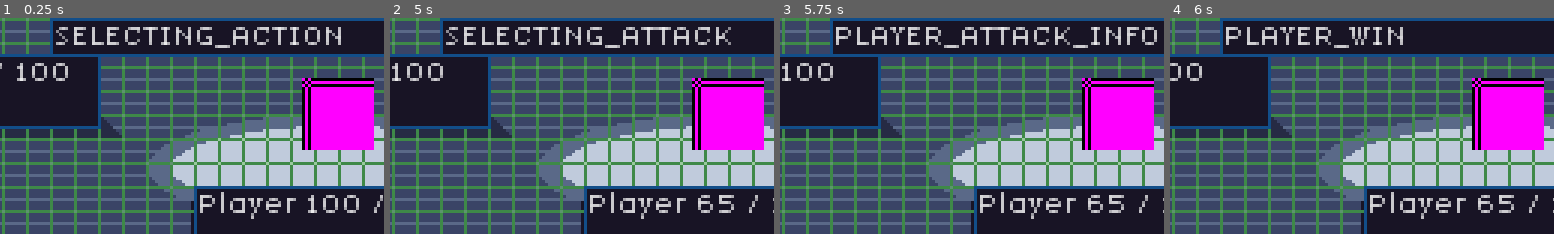
Above: before the commit, frames 1-4 (left to right).
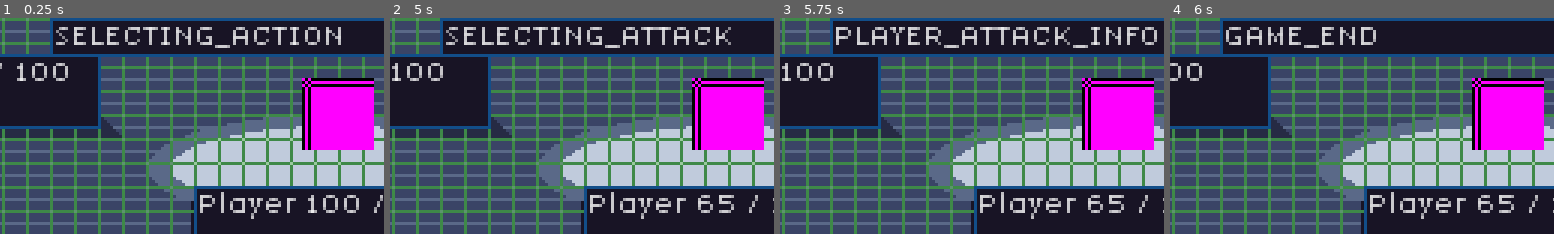
Above: after the commit, the same moments.

Repository: JakeTaussig/rpg-rougelike
Game: Godot game, scene res://scenes/battle.tscn
Two runs of this game, one before a commit and one after it. Both use one fixed random seed, a clock stepped at 60 frames per second and the inputs below.
Inputs:
- Up to frame 1 (0.25 s): no input
- Up to frame 2 (5 s): click "Attack" at 0.5 s; click "Tackle" at 1.25 s; click "Continue" at 2 s; click "Continue" at 2.75 s; click "Item" at 3.5 s; click "Attack" at 4.25 s
- Up to frame 3 (5.75 s): click "Flamethrower" at 5 s
- Up to frame 4 (6 s): click "Continue" at 5.75 s
The pictures show only the part of the screen within x 31-81%, y 0-50%; the shares and areas given below are measured in that part.

Frames 1-3 are identical in both runs. In frame 4, 2.0% of the frame differs, in the area x 14-61%, y 4-14%.

Commit message:
combine `PLAYER_WIN` and `PLAYER_LOSS` states into `GAME_END`

Diff:
--- a/scripts/battle.gd
+++ b/scripts/battle.gd
@@ -4,7 +4,7 @@
 var turn_order_index: int = 0
 var battle_participants = []
 
-enum State {SELECTING_ACTION, SELECTING_ATTACK, PLAYER_ATTACK_INFO, ENEMY_ATTACK, ENEMY_ATTACK_INFO, PLAYER_WIN, PLAYER_LOSS}
+enum State {SELECTING_ACTION, SELECTING_ATTACK, PLAYER_ATTACK_INFO, ENEMY_ATTACK, ENEMY_ATTACK_INFO, GAME_END}
 var state: State = State.SELECTING_ACTION
 
 # Called when the node enters the scene tree for the first time.
@@ -35,15 +35,16 @@
 		%BattleStatus.visible = false
 		_render_hp()
 		if %Enemy.hp <= 0:
-			_update_state(State.PLAYER_WIN)
+			%BattleStatus.text = "Player defeated Enemy"
+			_update_state(State.GAME_END)
 			return
 		elif %Player.hp <= 0:
-			_update_state(State.PLAYER_LOSS)
+			%BattleStatus.text = "Enemy defeated Player"
+			_update_state(State.GAME_END)
 			return
 
 	if state == State.SELECTING_ACTION:
 		%PlayerPrompt.visible = true
-		#%PlayerPrompt.size.x = 255
 		%PlayerPrompt.text = "What will PLAYER do?"
 		%Action.visible = true
 		%Action.get_child(0).grab_focus()
@@ -61,13 +62,8 @@
 		%BattleStatus.visible = true
 		%BattleStatus.text = "Enemy Attacked Player"
 		%ContinueButton.grab_focus()
-	elif state == State.PLAYER_WIN:
+	elif state == State.GAME_END:
 		%BattleStatus.visible = true
-		%BattleStatus.text = "Player defeated Enemy"
-		%ContinueButton.grab_focus()
-	elif state == State.PLAYER_LOSS:
-		%BattleStatus.visible = true
-		%BattleStatus.text = "Enemy defeated Player"
 		%ContinueButton.grab_focus()
 
 func _init_battle_participants():
@@ -91,7 +87,7 @@
 		_update_state(State.ENEMY_ATTACK)
 	elif state == State.ENEMY_ATTACK_INFO:
 		_update_state(State.SELECTING_ACTION)
-	elif state == State.PLAYER_WIN || state == State.PLAYER_LOSS:
+	elif state == State.GAME_END:
 		get_tree().quit()
 
 func _on_attack_pressed() -> void:
